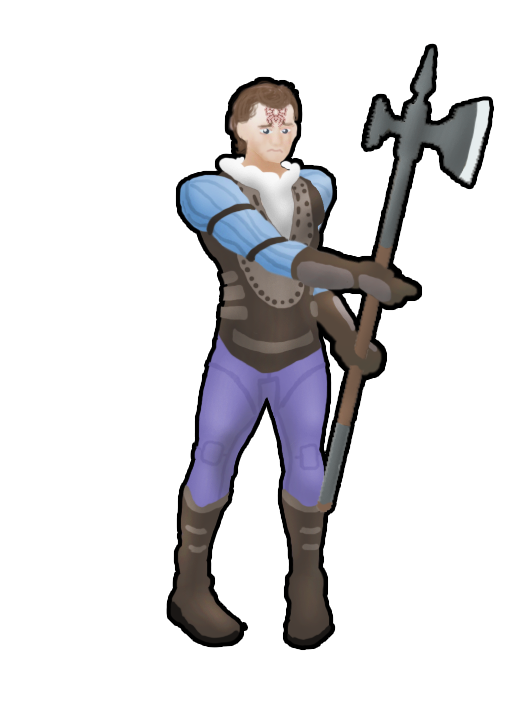
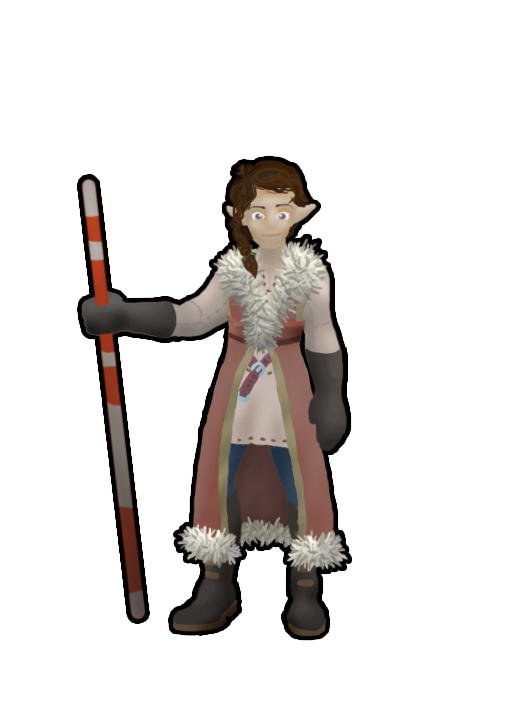
Two versions of the same layered image (512 x 720). Layer-by-layer changes:
added group "Eden-Amari" with 17 layers above "Albert-Alexandre the 3rd 5th" over [left=80, top=151, right=349, bottom=637]
added layer "Quarterstaff" (1st of 2, in "Eden-Amari") in group "Eden-Amari" over [left=80, top=159, right=349, bottom=637]
hid group "Albert-Alexandre the 3rd 5th" (17 layers) over [left=170, top=47, right=491, bottom=647]
